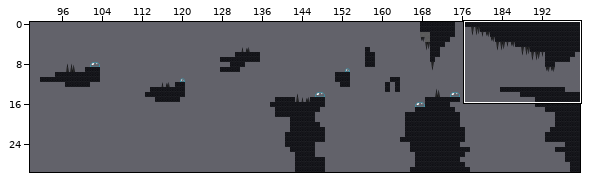
Tiled map -- maps/terceira_fase.tmx. The picture above shows the old version from afar; the outline marks the close-up.
Close-up. Before the edit:
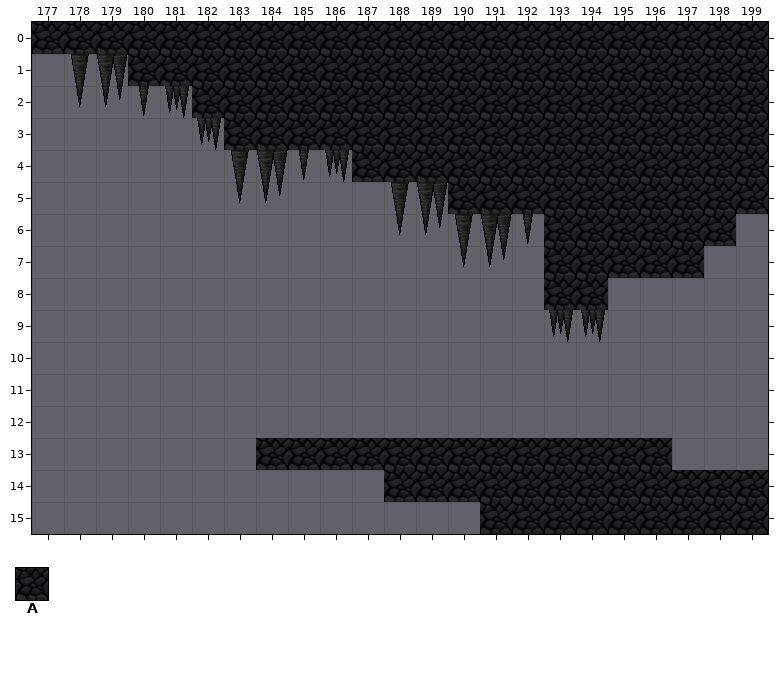
Cells are 32x32 px. Shown: x 177..199, y 0..15. The commit also changed other parts of the map, which this record leaves out.
Key: from "fase2_tilesset": A 72.
_ is an empty cell.
Layers that did not change in this view are not listed.
Layer "floor" before, first column x 177:
 0 AAAAAAAAAAAAAAAAAAAAAAA
 1 ___AAAAAAAAAAAAAAAAAAAA
 2 _____AAAAAAAAAAAAAAAAAA
 3 ______AAAAAAAAAAAAAAAAA
 4 __________AAAAAAAAAAAAA
 5 _____________AAAAAAAAAA
 6 ________________AAAAAA_
 7 ________________AAAAA__
 8 ________________AA_____
 9 _______________________
10 _______________________
11 _______________________
12 _______________________
13 _______AAAAAAAAAAAAA___
14 ___________AAAAAAAAAAAA
15 ______________AAAAAAAAA
After:
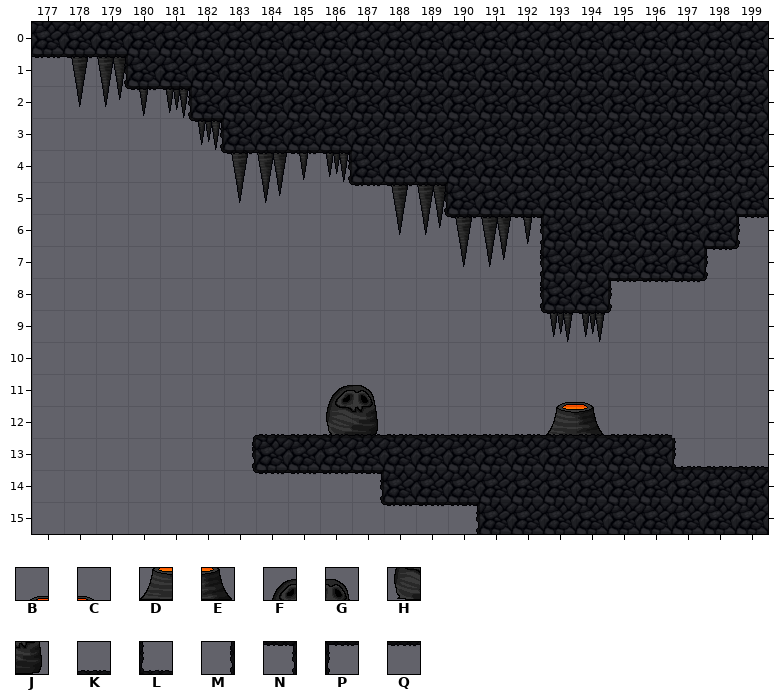
Further tiles: from "enfeites_maiores": B 16, C 17, D 24, E 25, F 32, G 33, H 40, J 41; from "fase2_tilesset": K 2, L 13, M 20, N 31, P 33, Q 42.
Tiles of an added or newly shown layer are drawn over the layers below it.
Change:
{"where": "layer \"decoracao\" (added)"}
{"y":11,"x":186,"old":"__","new":"FG"}
{"y":11,"x":193,"old":"__","new":"BC"}
{"y":12,"x":186,"old":"__","new":"HJ"}
{"y":12,"x":193,"old":"__","new":"DE"}
{"where": "layer \"floor\""}
{"y":1,"x":177,"old":"___","new":"QQN"}
{"y":2,"x":180,"old":"__","new":"QN"}
{"y":3,"x":182,"old":"_","new":"N"}
{"y":4,"x":183,"old":"____","new":"QQQN"}
{"y":5,"x":187,"old":"___","new":"QQN"}
{"y":6,"x":190,"old":"___","new":"QQN"}
{"y":6,"x":199,"old":"_","new":"P"}
{"y":7,"x":192,"old":"_","new":"M"}
{"y":7,"x":198,"old":"_","new":"P"}
{"y":8,"x":192,"old":"_","new":"M"}
{"y":8,"x":195,"old":"___","new":"PQQ"}
{"y":9,"x":193,"old":"__","new":"QQ"}
{"y":12,"x":184,"old":"_____________","new":"KKKKKKKKKKKKK"}
{"y":13,"x":183,"old":"_","new":"M"}
{"y":13,"x":197,"old":"___","new":"LKK"}
{"y":14,"x":184,"old":"____","new":"QQQN"}
{"y":15,"x":188,"old":"___","new":"QQN"}
